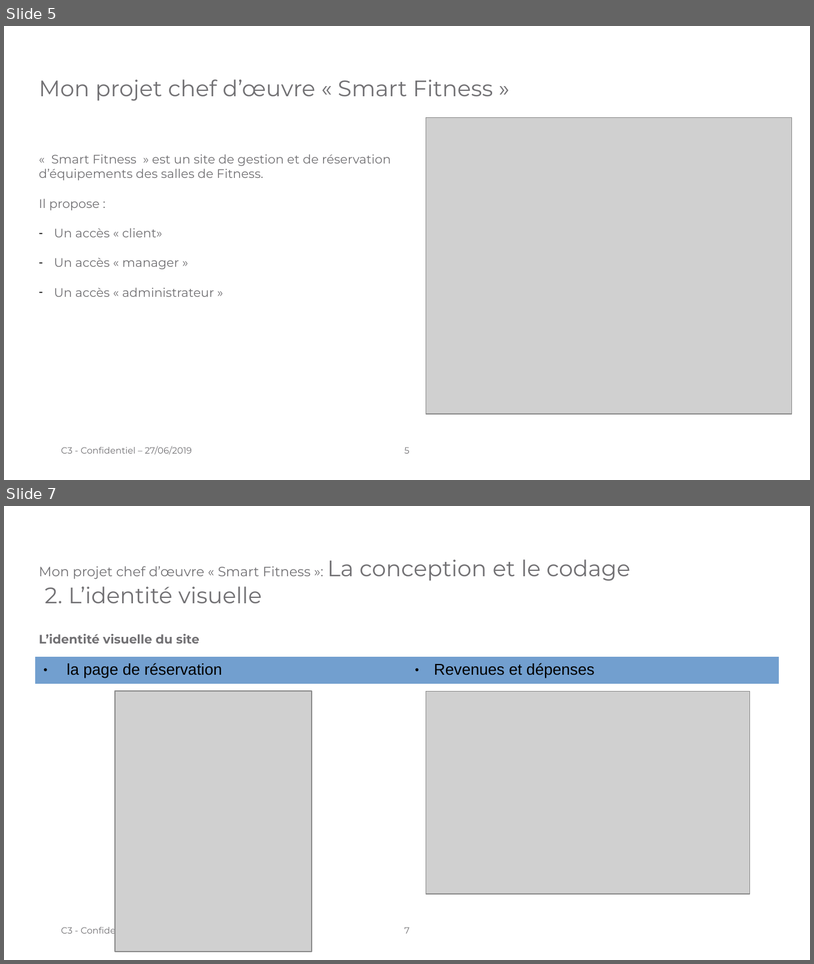
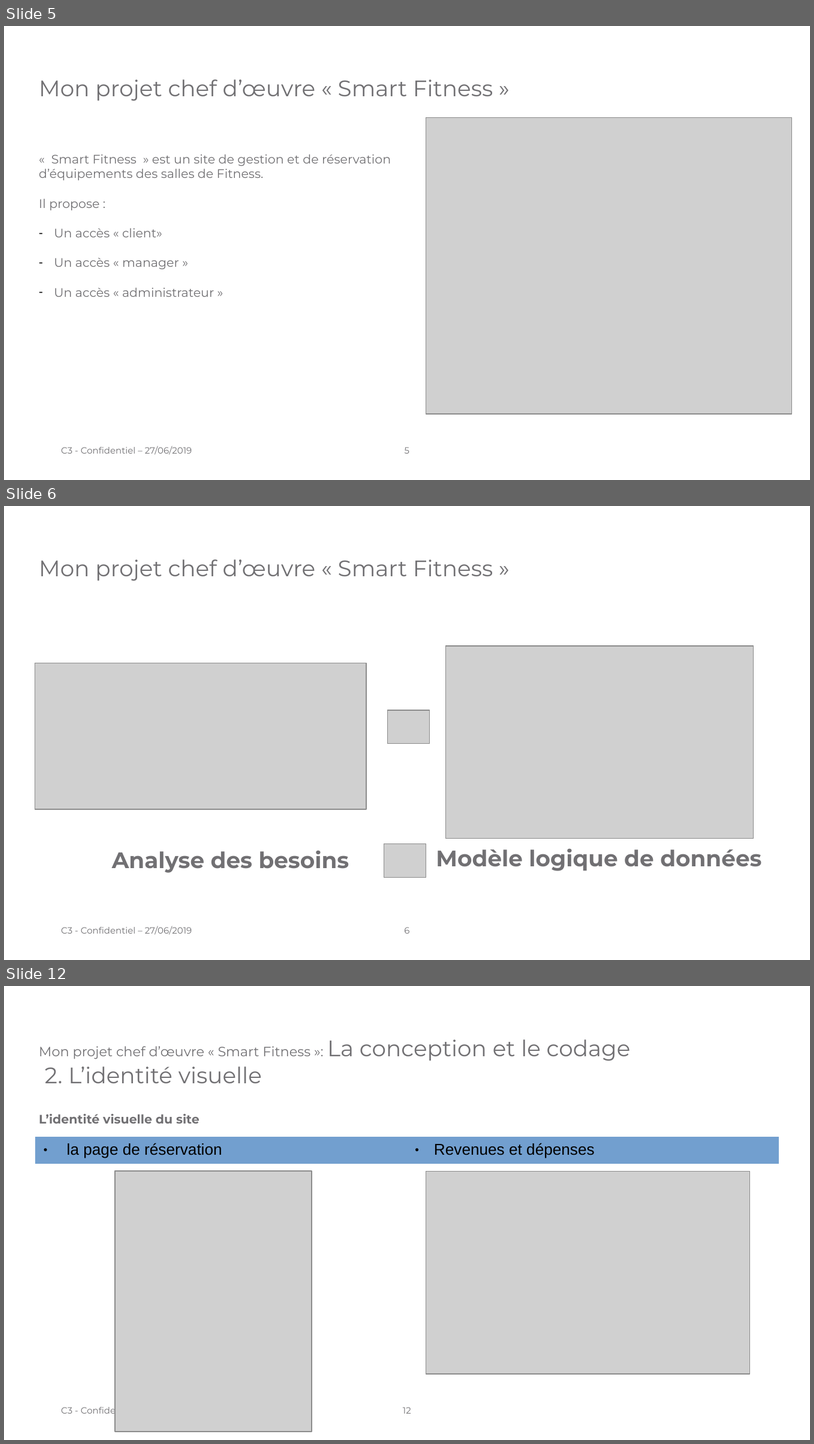
Before and after one commit to laurentpicardLP2/smartFitness, a slide deck: docs/oral/Présentation orale - Projet chef d'œuvre.odp. Shown one above the other, each under a label of ours: slides 5 and 7 before the commit, slides 5, 6 and 12 after it; the slides between them are not shown. The pictures are 814x964 and 814x1444 pixels, drawn with LibreOffice and Linux fonts; fonts in the diff are those of the drawing; grey boxes stand for pictures; background and template pictures are left out. Boxes give left, top, right and bottom in pixels: in the first picture for what was removed or moved away, otherwise in the second. Text is boxed around its words. In the diff, an @@ line names an element or a change of style, - is before the commit and + after.

```diff
--- a/docs/oral/Présentation orale - Projet chef d'œuvre.odp
+++ b/docs/oral/Présentation orale - Projet chef d'œuvre.odp
@@ slide 6 added at (x1=4, y1=506, x2=810, y2=960), background #FFFFFF; not listed: 2 template elements that a slide beside it also shows @@
@@ title added at (x1=39, y1=559, x2=493, y2=581), 20 pt, text #717073 @@
+Mon projet chef d’œuvre « Smart Fitness »
@@ picture added at (x1=446, y1=646, x2=754, y2=838) @@
@@ picture added at (x1=35, y1=663, x2=366, y2=809) @@
@@ picture added at (x1=388, y1=710, x2=430, y2=744) @@
@@ picture added at (x1=384, y1=844, x2=426, y2=878) @@
@@ title added at (x1=112, y1=850, x2=350, y2=873), 20 pt, text #717073, bold @@
+Analyse des besoins
@@ title added at (x1=436, y1=848, x2=762, y2=871), 20 pt, text #717073, bold @@
+Modèle logique de données
@@ what was slide 7 is now slide 12 @@
@@ page number at (x1=403, y1=1407, x2=411, y2=1413): text changed @@
-7
+12
```
Also in this commit, not shown: 1 slide changed, 4 other slides added, 11 other files.
